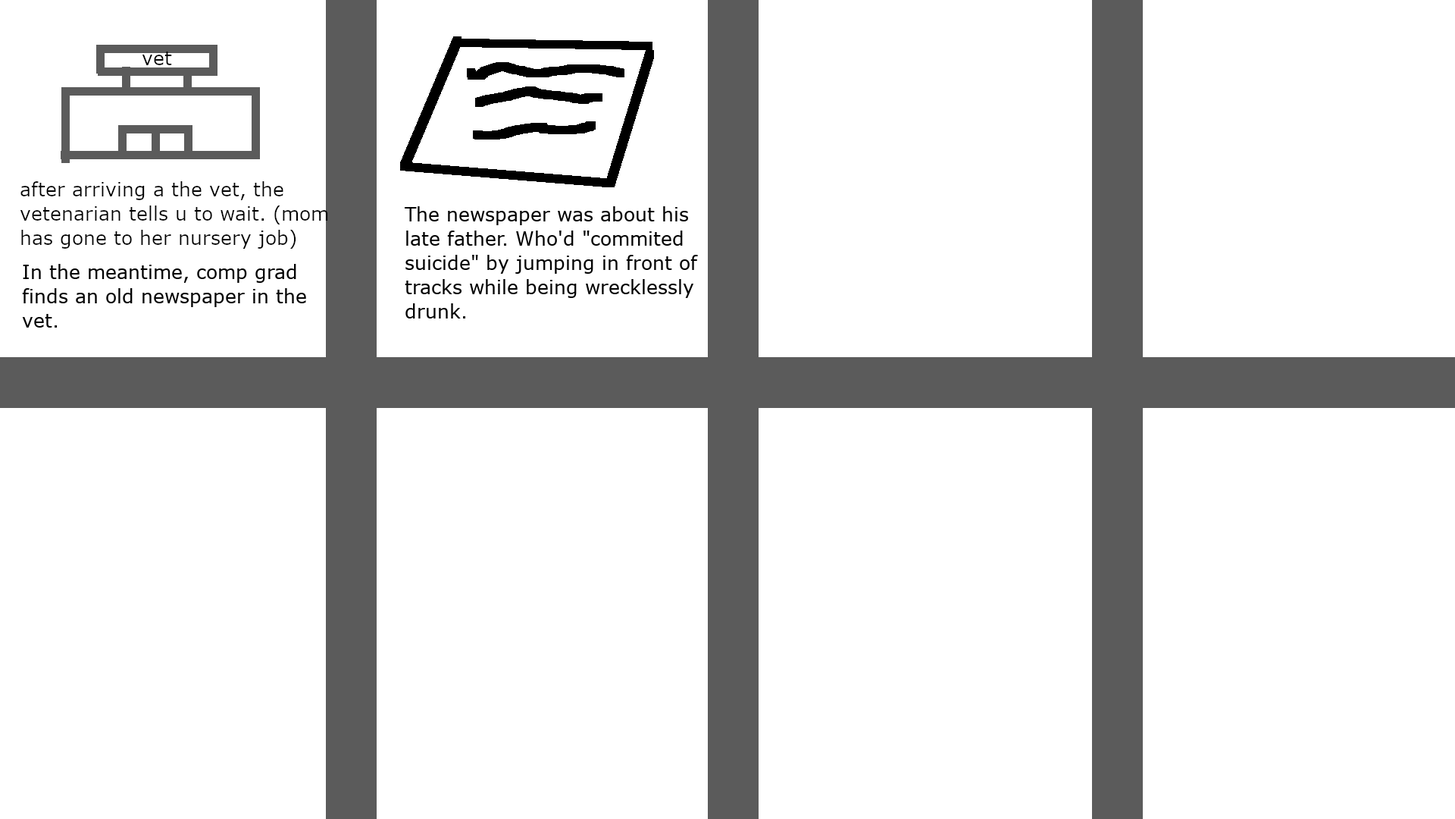
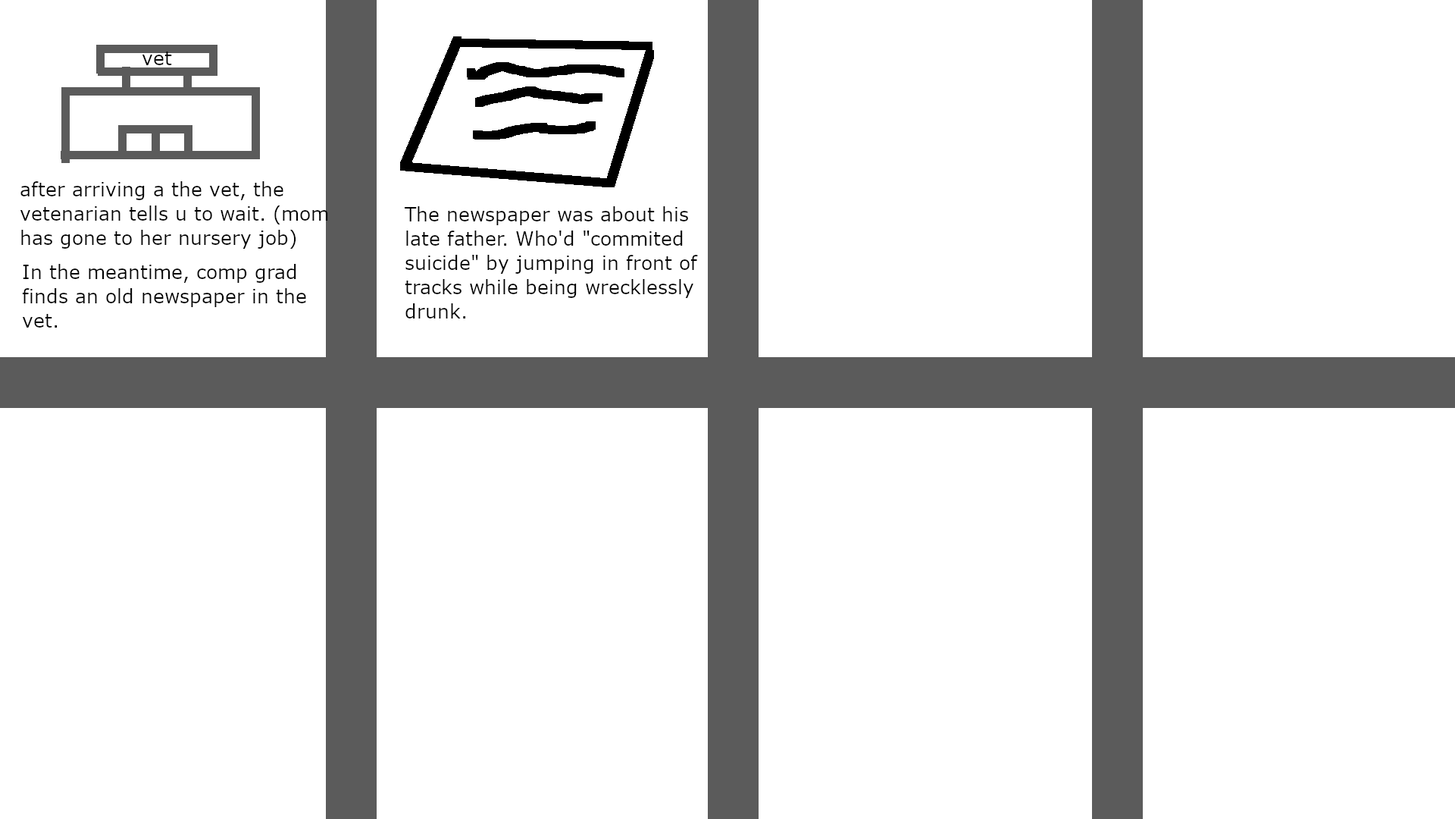
Layer changes from the first w=1455, h=819 image to the second:
removed layer "In the meantime, comp grad ..." over [21, 263, 307, 328]
removed layer "The newspaper was about his ..." over [404, 206, 699, 319]
painted on "Background" over [21, 206, 699, 328]
